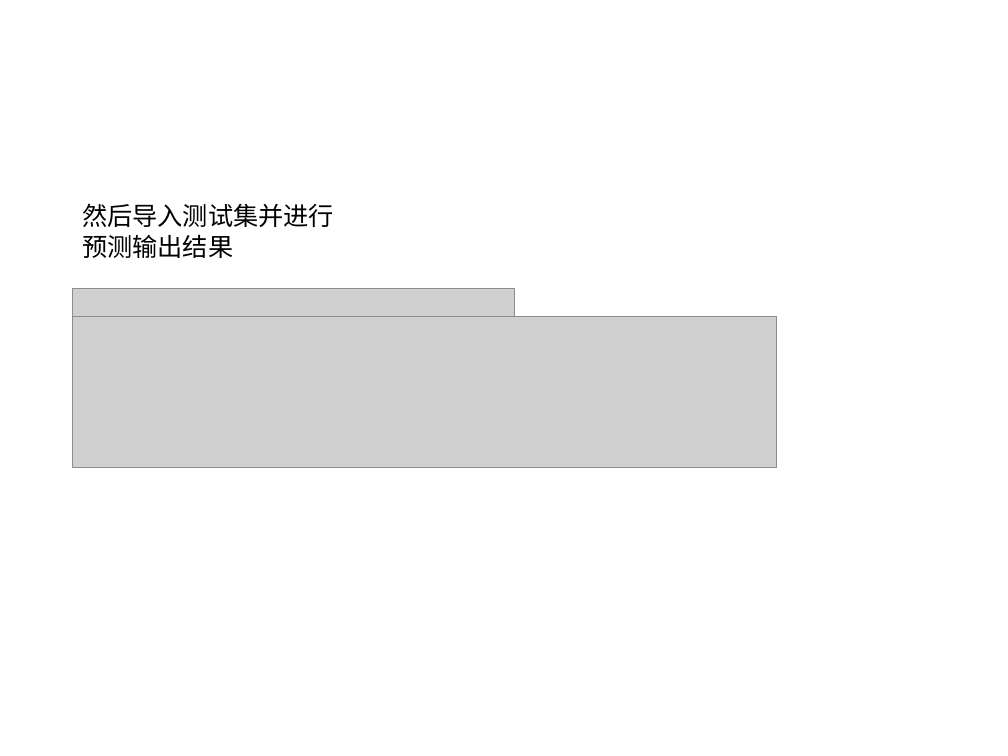
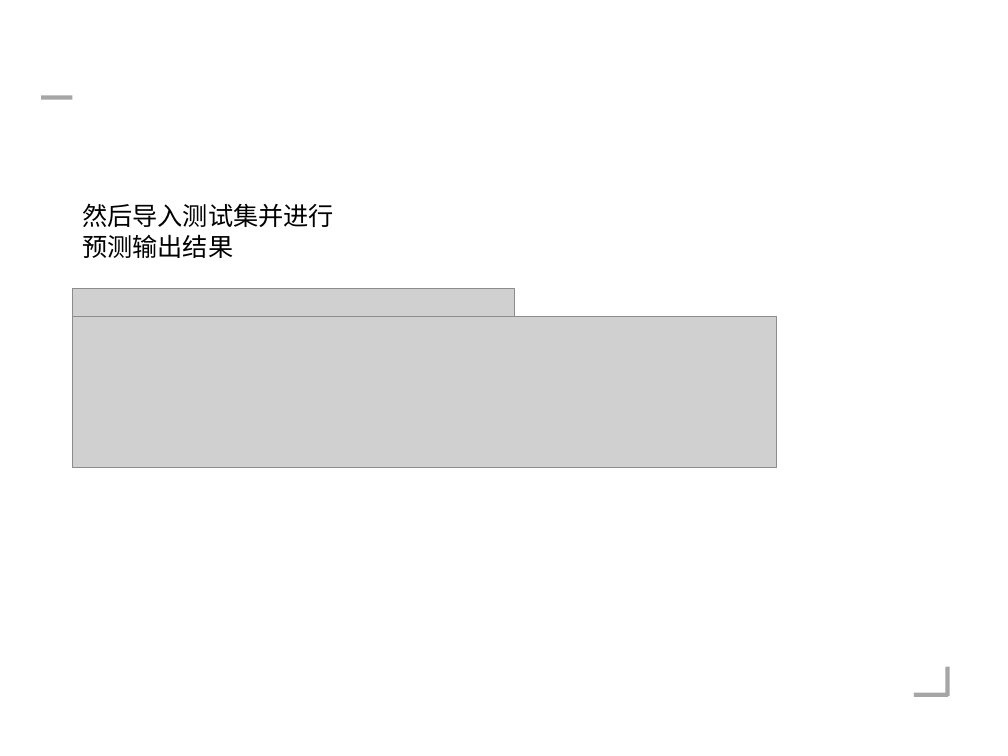
Before and after one commit to No-Bald/qg, a slide deck: slide 7 of 中期/演示.ppt (slide 6 before the commit). Drawn at 1008x756 pixels with LibreOffice and Linux fonts; fonts in the diff are those of the drawing; grey boxes stand for pictures. Boxes give left, top, right and bottom in pixels: in the first picture for what was removed or moved away, otherwise in the second. Text is boxed around its words. In the diff, an @@ line names an element or a change of style, - is before the commit and + after.

```diff
--- a/中期/演示.ppt
+++ b/中期/演示.ppt
@@ line added from (41, 98) to (73, 98), #A6A6A6 3 pt @@
@@ line added from (948, 666) to (948, 696), #A6A6A6 3 pt @@
@@ line added from (949, 695) to (914, 695), #A6A6A6 3 pt @@
```
Also in this commit, not shown: 5 other slides changed, 2 slides added.
